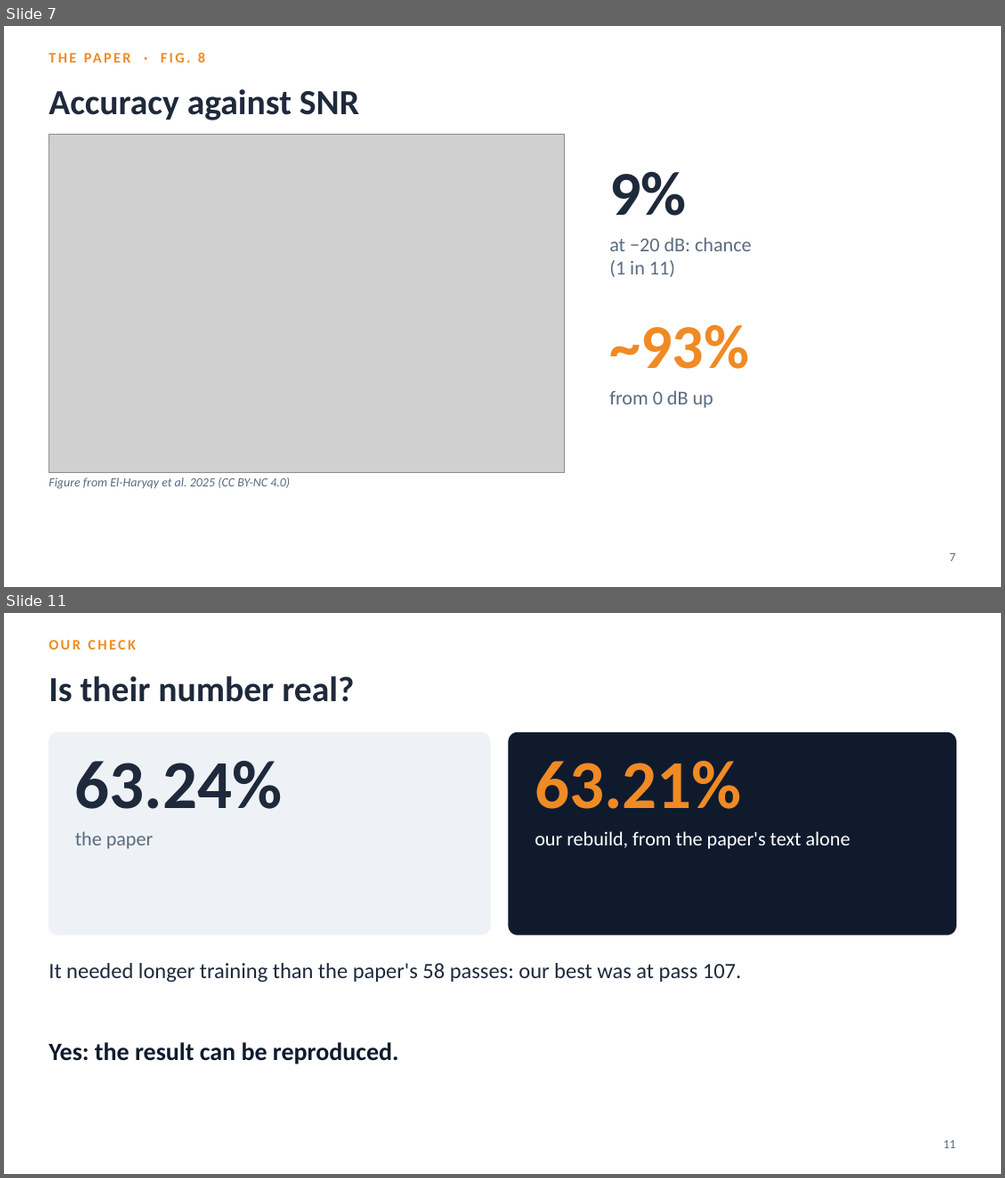
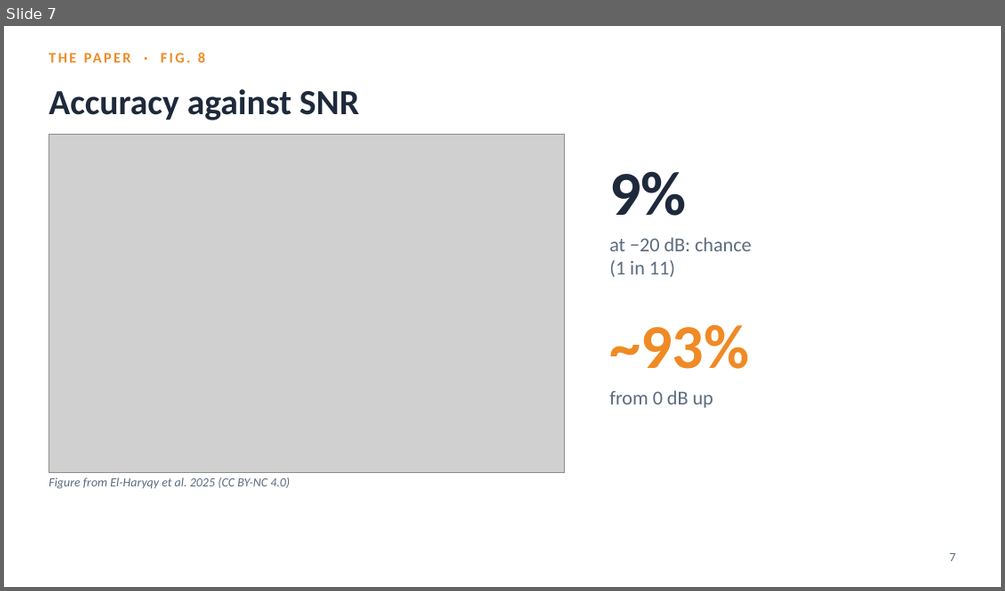
Before and after one commit to YusufBilo78/amc, a slide deck: deck/moshe_paper_icrnna.pptx. Shown one above the other, each under a label of ours: slides 7 and 11 before the commit, slide 7 after it; the slides between them are not shown. The pictures are 1005x1178 and 1005x591 pixels, drawn with LibreOffice and Linux fonts; fonts in the diff are those of the drawing; grey boxes stand for pictures. Boxes give left, top, right and bottom in pixels: in the first picture for what was removed or moved away, otherwise in the second. Text is boxed around its words. In the diff, an @@ line names an element or a change of style, - is before the commit and + after.

```diff
--- a/deck/moshe_paper_icrnna.pptx
+++ b/deck/moshe_paper_icrnna.pptx
@@ slide 11 removed at (x1=4, y1=613, x2=1001, y2=1174), background #FFFFFF @@
@@ text removed at (x1=48, y1=640, x2=136, y2=649) @@
-OUR CHECK
@@ text removed at (x1=48, y1=676, x2=354, y2=702) @@
-Is their number real?
@@ rounded rectangle removed at (x1=48, y1=732, x2=490, y2=934) @@
@@ rounded rectangle removed at (x1=509, y1=732, x2=956, y2=934) @@
@@ text removed at (x1=75, y1=761, x2=283, y2=809) @@
-63.24%
@@ text removed at (x1=534, y1=761, x2=742, y2=809) @@
-63.21%
@@ text removed at (x1=75, y1=831, x2=154, y2=849) @@
-the paper
@@ text removed at (x1=534, y1=831, x2=850, y2=849) @@
-our rebuild, from the paper's text alone
@@ text removed at (x1=48, y1=963, x2=741, y2=982) @@
-It needed longer training than the paper's 58 passes: our best was at pass 107.
@@ text removed at (x1=48, y1=1042, x2=399, y2=1064) @@
-Yes: the result can be reproduced.
@@ text removed at (x1=943, y1=1140, x2=955, y2=1148) @@
-11
```
Also in this commit, not shown: 19 slides changed, 2 other slides removed, 13 other files.
